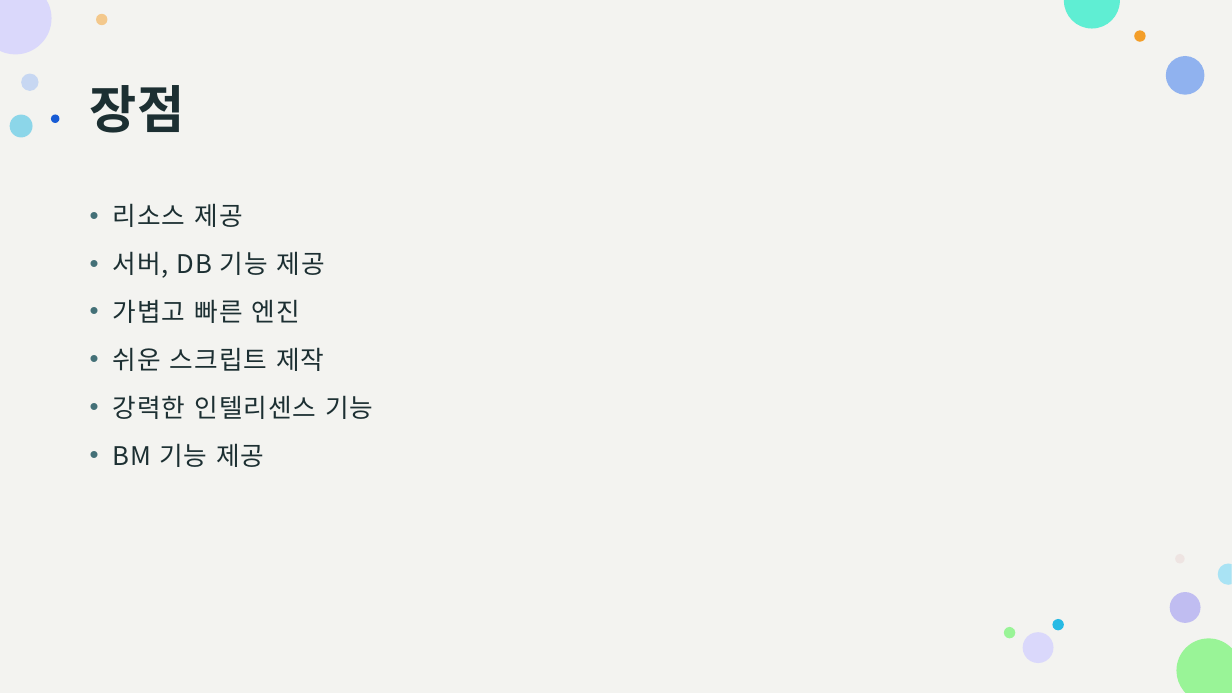
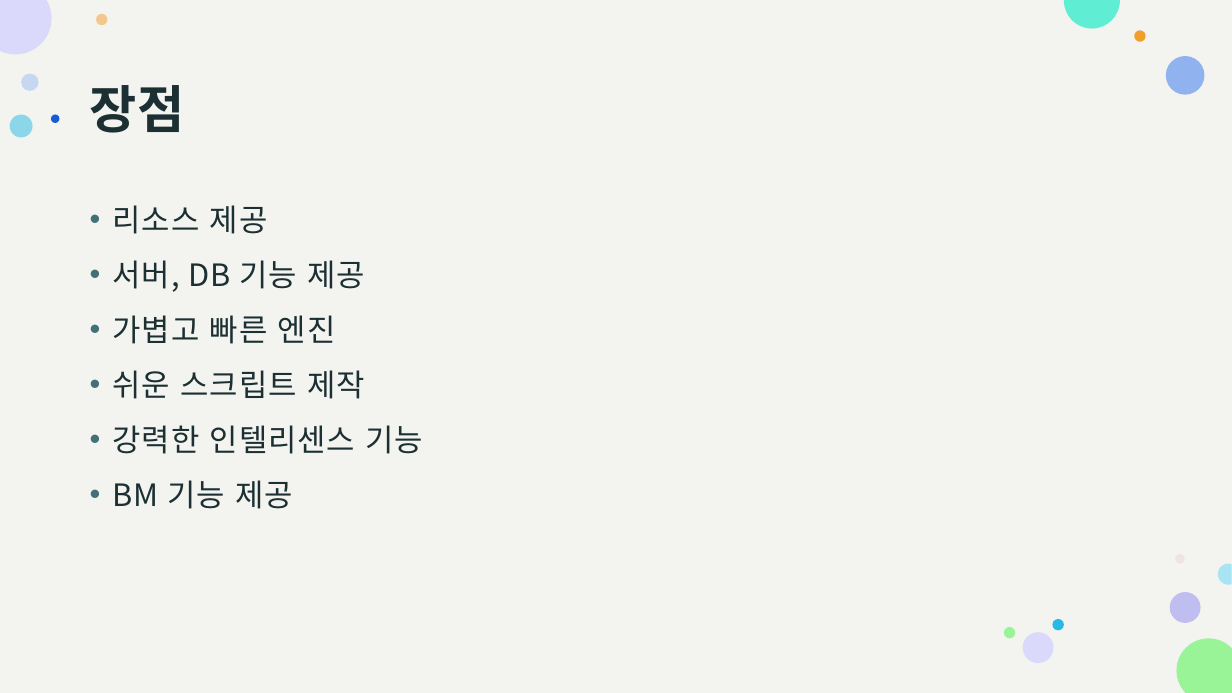
Before and after one commit to pknu-wap/Maple-Survival, a slide deck: slide 7 of 발표자료/최종발표.pptx (slide 9 before the commit). Drawn at 1232x693 pixels with LibreOffice and Linux fonts; fonts in the diff are those of the drawing. Boxes give left, top, right and bottom in pixels: in the first picture for what was removed or moved away, otherwise in the second. Text is boxed around its words. In the diff, an @@ line names an element or a change of style, - is before the commit and + after.

```diff
--- a/발표자료/최종발표.pptx
+++ b/발표자료/최종발표.pptx
@@ text "리소스 제공" at (x1=113, y1=205, x2=424, y2=509): size 20 to 24 pt @@
```
Also in this commit, not shown: 6 other slides changed, 2 slides removed.
